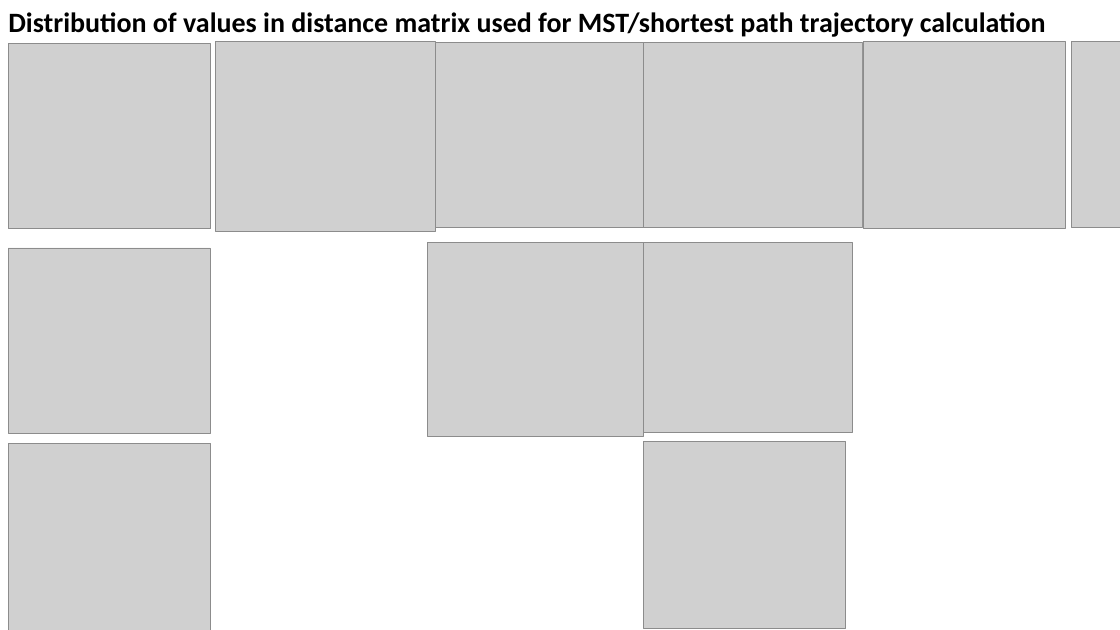
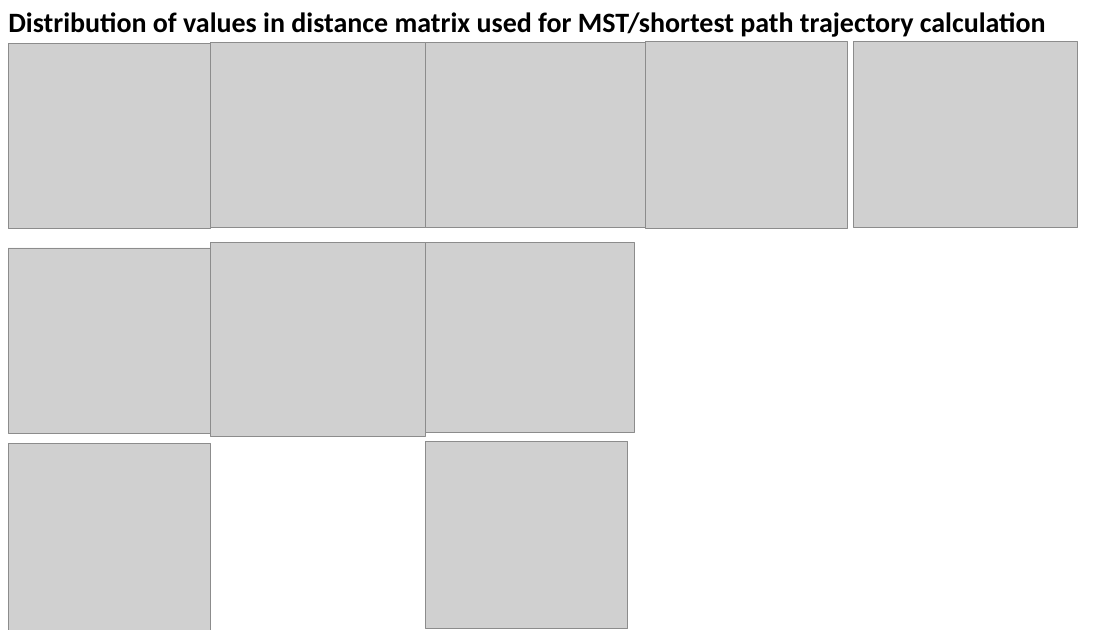
Before and after one commit to zhaohanxiong/OxfordCVM, a slide deck: slide 4 of job_results.pptx. Drawn at 1120x630 pixels with LibreOffice and Linux fonts; fonts in the diff are those of the drawing; grey boxes stand for pictures. Boxes give left, top, right and bottom in pixels: in the first picture for what was removed or moved away, otherwise in the second. Text is boxed around its words. In the diff, an @@ line names an element or a change of style, - is before the commit and + after.

```diff
--- a/job_results.pptx
+++ b/job_results.pptx
@@ picture removed at (216, 42, 435, 232) @@
@@ picture: place and size @@
-picture at (1071, 42, 1120, 228)
+picture at (854, 42, 1077, 228)
@@ 6 pictures: place and size @@
-6 pictures at (428, 42, 1065, 628)
+6 pictures at (210, 42, 848, 628)
```
Also in this commit, not shown: 1 other slide changed.
